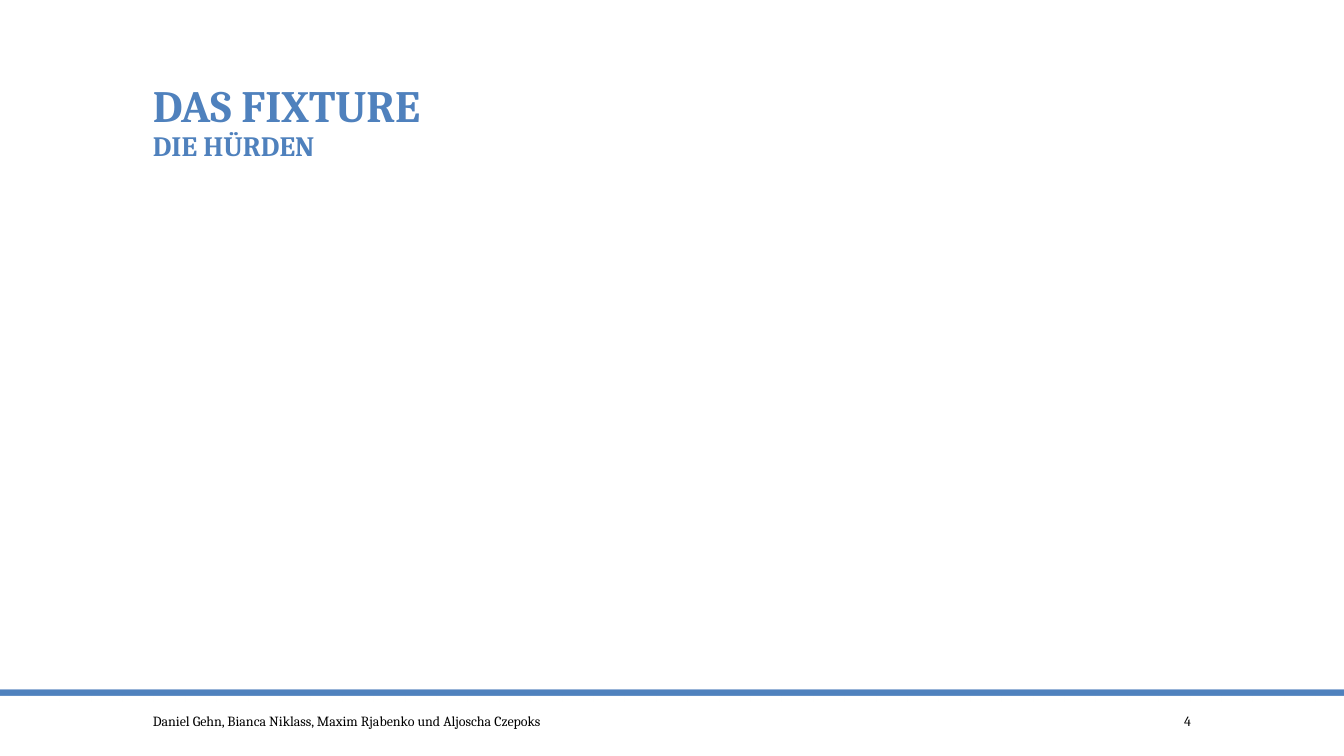
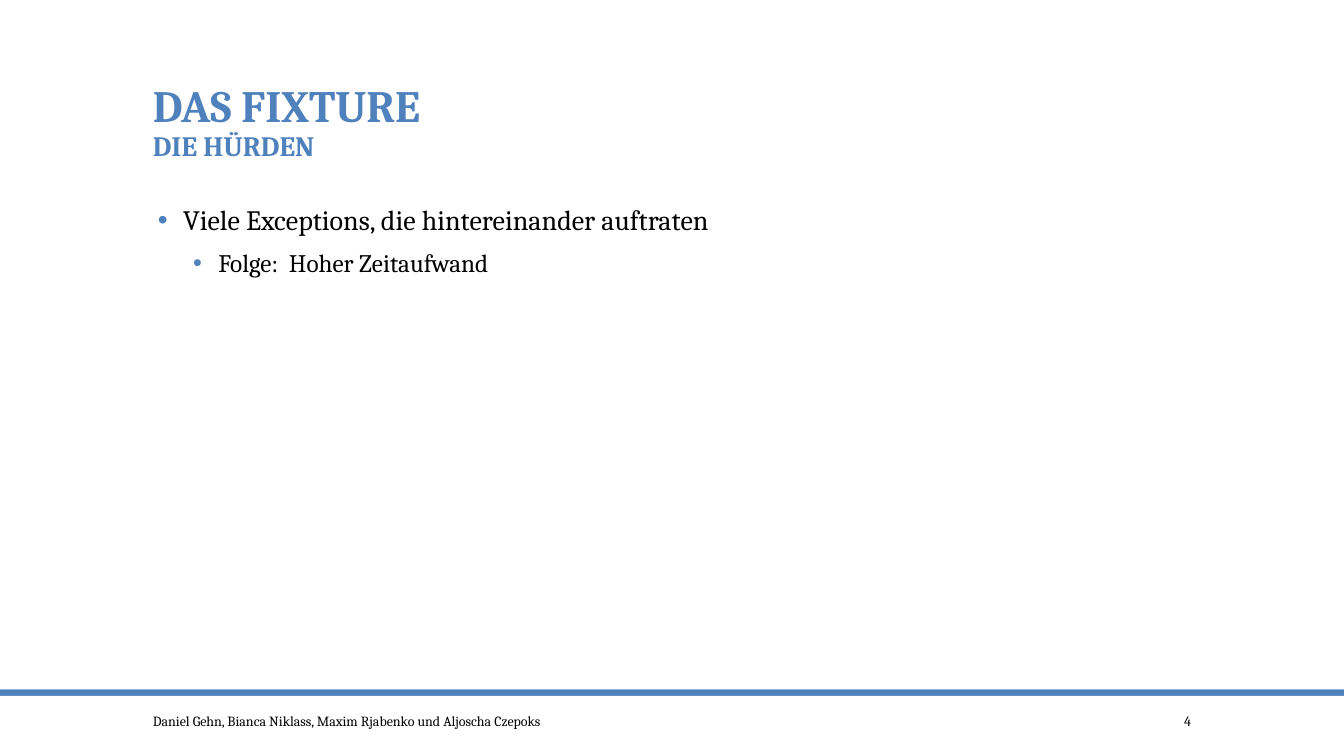
Before and after one commit to po-test-ws-2015/test-cycle, a slide deck: slide 4 of TestenMileStone2.pptx. Drawn at 1344x756 pixels with LibreOffice and Linux fonts; fonts in the diff are those of the drawing. Boxes give left, top, right and bottom in pixels: in the first picture for what was removed or moved away, otherwise in the second. Text is boxed around its words. In the diff, an @@ line names an element or a change of style, - is before the commit and + after.

```diff
--- a/TestenMileStone2.pptx
+++ b/TestenMileStone2.pptx
@@ text added at [183,210,708,278], 20 pt, text #000000 @@
+• Viele Exceptions, die hintereinander auftraten
+  • Folge: Hoher Zeitaufwand
```
Also in this commit, not shown: 3 other slides changed.
